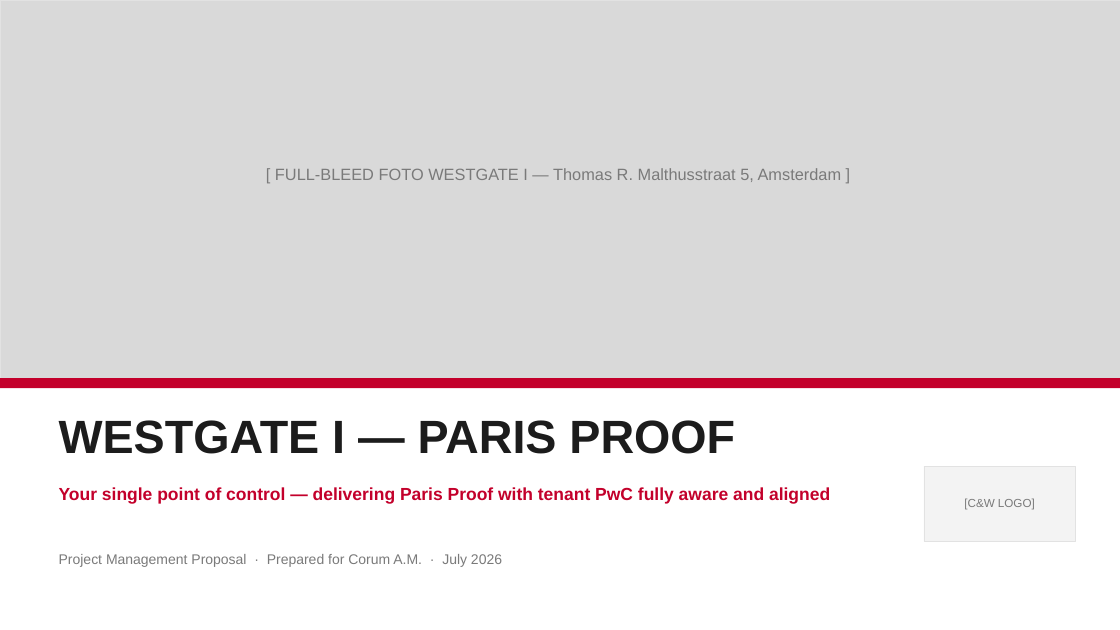
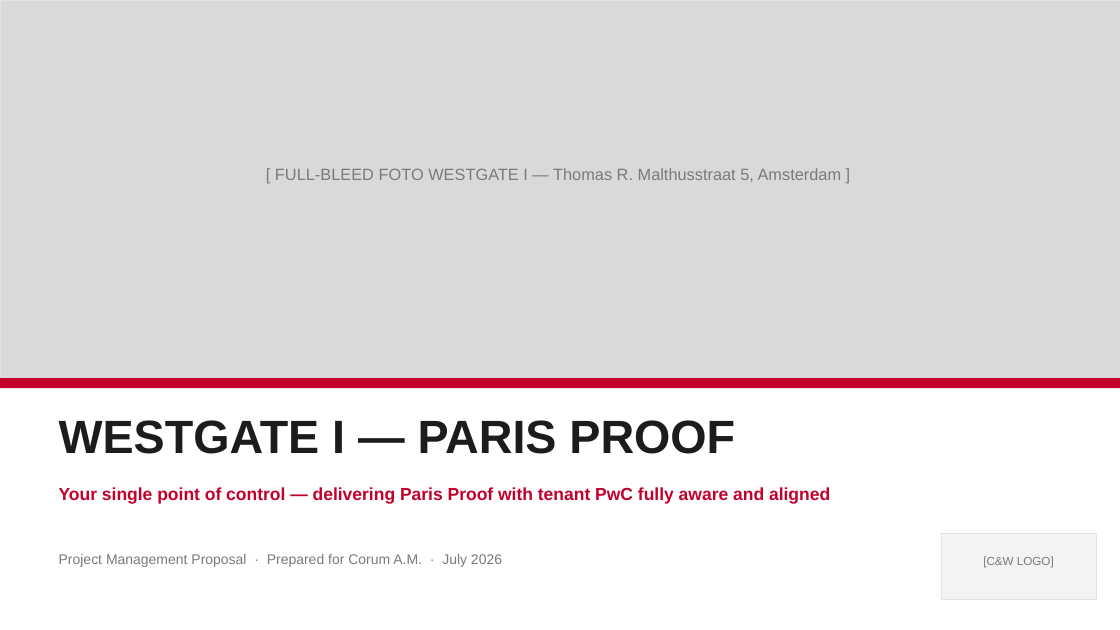
Before and after one commit to sjbezemer-cmyk/Solid-Base, a slide deck: slide 1 of corum-pitch/Corum-Westgate-I-Pitch-STYLED.pptx. Drawn at 1120x630 pixels with LibreOffice and Linux fonts; fonts in the diff are those of the drawing. Boxes give left, top, right and bottom in pixels: in the first picture for what was removed or moved away, otherwise in the second. Text is boxed around its words. In the diff, an @@ line names an element or a change of style, - is before the commit and + after.

```diff
--- a/corum-pitch/Corum-Westgate-I-Pitch-STYLED.pptx
+++ b/corum-pitch/Corum-Westgate-I-Pitch-STYLED.pptx
@@ rectangle: place and size @@
-rectangle at [924,466,1075,542]
+rectangle at [941,534,1096,599]
@@ text "[C&W LOGO]": place and size @@
-text "[C&W LOGO]" at [964,498,1035,510]
+text "[C&W LOGO]" at [983,556,1054,568]
```
Also in this commit, not shown: 1 other file.
